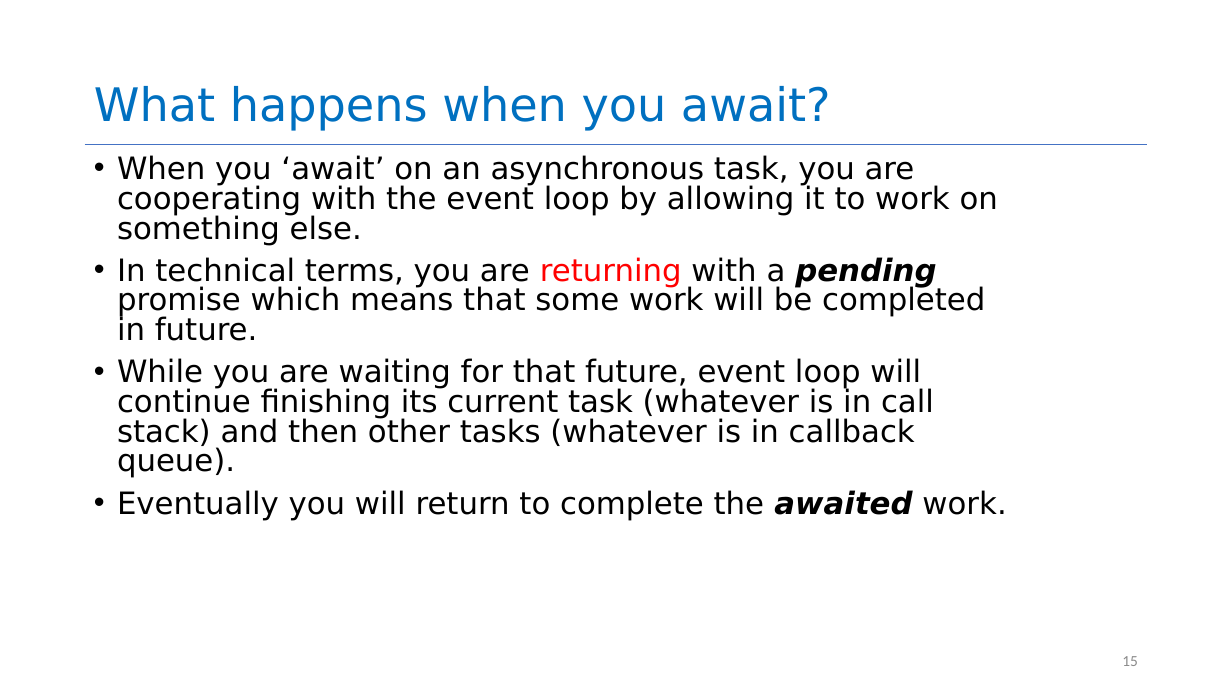
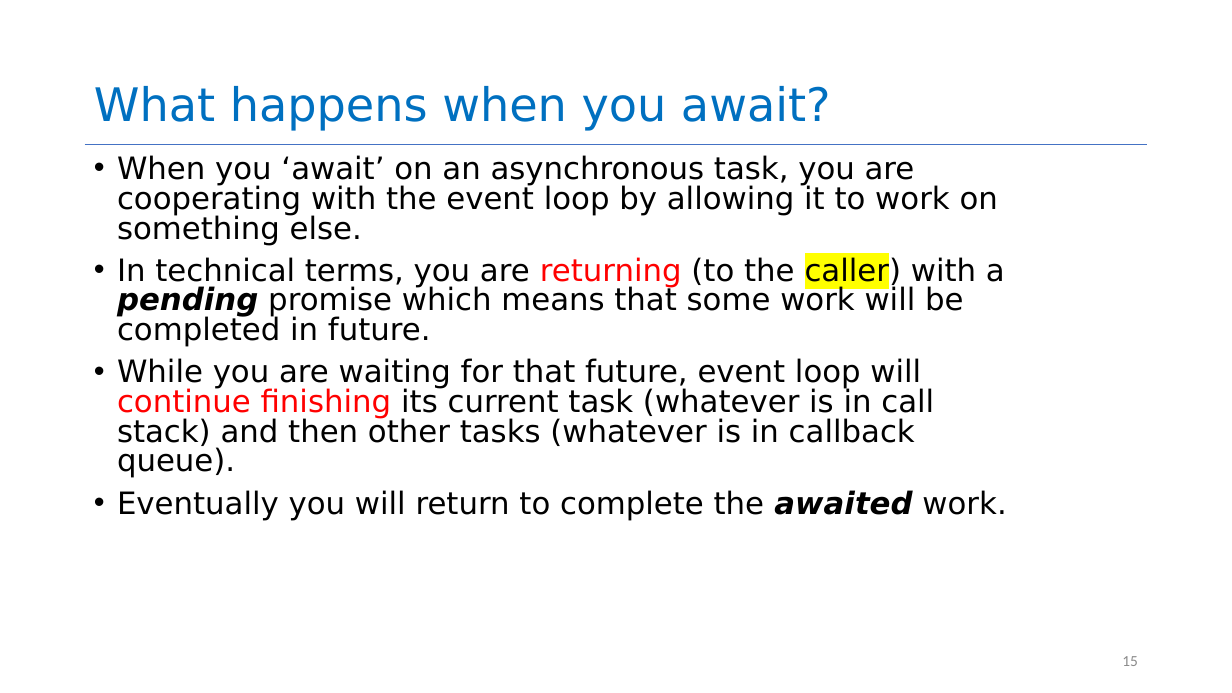
Before and after one commit to neu-se/CS4530-Fall-2026, a slide deck: slide 15 of Slides/Module 08 Concurrency.pptx. Drawn at 1232x693 pixels with LibreOffice and Linux fonts; fonts in the diff are those of the drawing. Boxes give left, top, right and bottom in pixels: in the first picture for what was removed or moved away, otherwise in the second. Text is boxed around its words. In the diff, an @@ line names an element or a change of style, - is before the commit and + after.

```diff
--- a/Slides/Module 08 Concurrency.pptx
+++ b/Slides/Module 08 Concurrency.pptx
@@ text at [117,256,1005,347]: text changed @@
-• In technical terms, you are returning with a pending promise which means that some work will be completed in future.
+• In technical terms, you are returning (to the caller) with a pending promise which means that some work will be completed in future.
@@ text at [117,358,934,478]: text colour #000000 to #FF0000 in "continue finishing" @@
```
Also in this commit, not shown: 11 other slides changed, 7 slides added, 1 other file.
